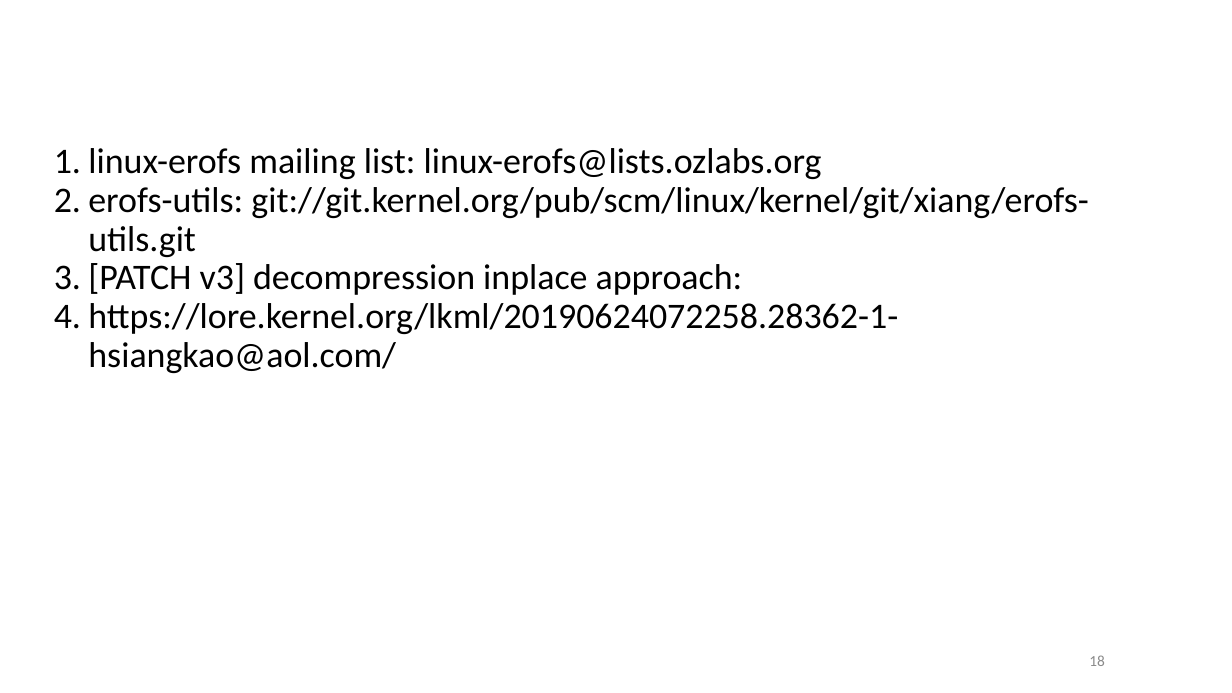
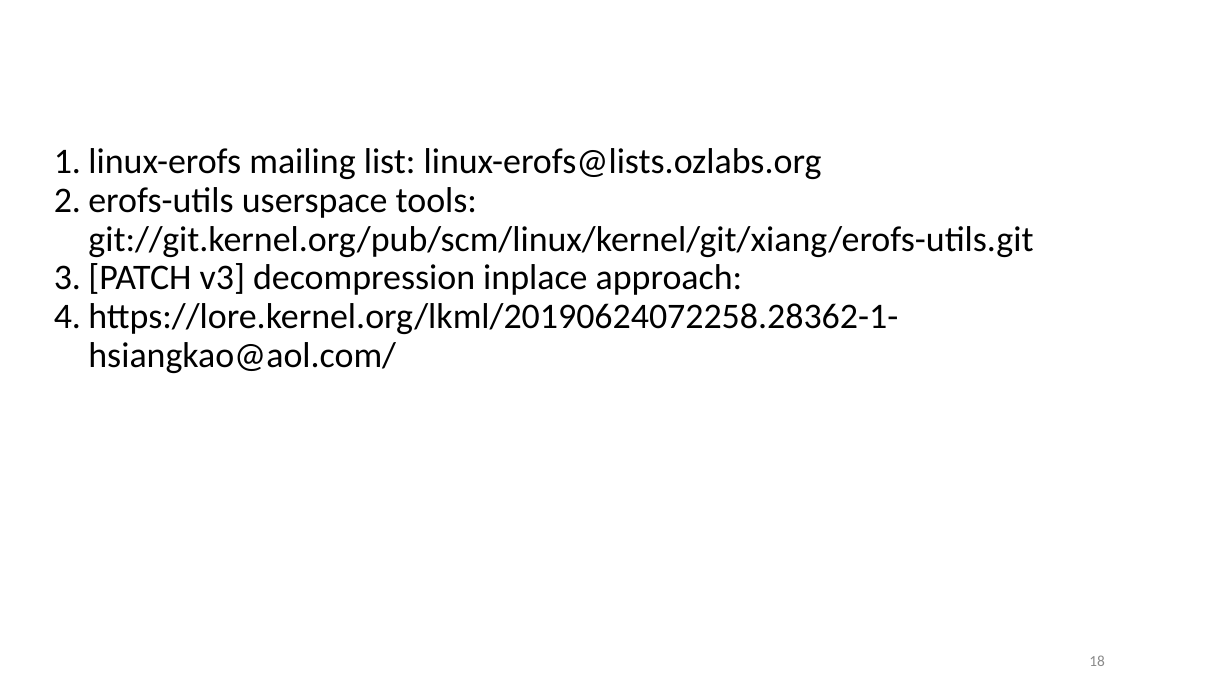
Before and after one commit to hsiangkao/erofs-presentation, a slide deck: slide 18 of EROFS file system_OSS2019.odp. Drawn at 1232x693 pixels with LibreOffice and Linux fonts; fonts in the diff are those of the drawing; background and template pictures are left out. Boxes give left, top, right and bottom in pixels: in the first picture for what was removed or moved away, otherwise in the second. Text is boxed around its words. In the diff, an @@ line names an element or a change of style, - is before the commit and + after.

```diff
--- a/EROFS file system_OSS2019.odp
+++ b/EROFS file system_OSS2019.odp
@@ text at (88, 187, 1033, 257): text changed @@
-2. erofs-utils: git://git.kernel.org/pub/scm/linux/kernel/git/xiang/erofs-utils.git
+2. erofs-utils userspace tools: git://git.kernel.org/pub/scm/linux/kernel/git/xiang/erofs-utils.git
```
Also in this commit, not shown: 2 other slides changed.
